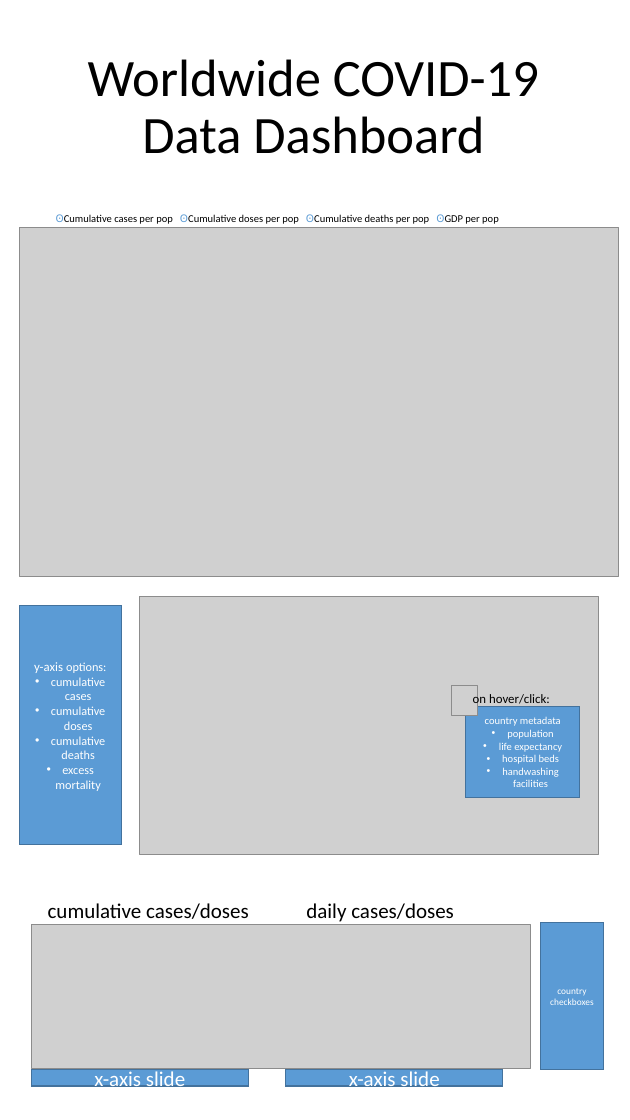
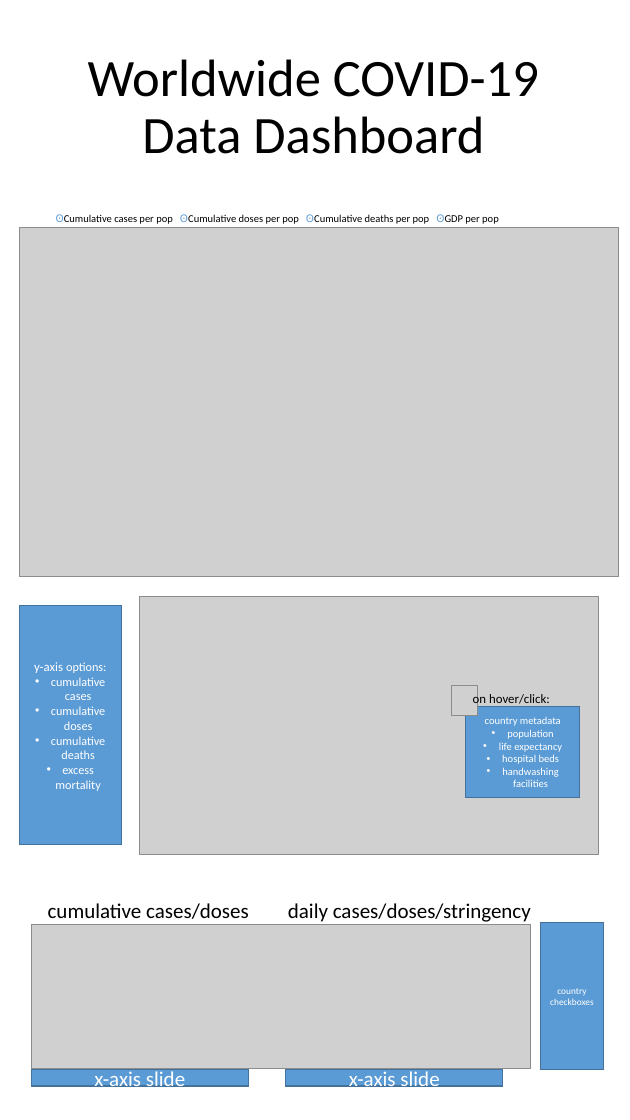
Before and after one commit to hehill/worldwide-vaccination, a slide deck: slide 1 of Dashboard_Sketch.pptx. Drawn at 630x1120 pixels with LibreOffice and Linux fonts; fonts in the diff are those of the drawing; grey boxes stand for pictures. Boxes give left, top, right and bottom in pixels: in the first picture for what was removed or moved away, otherwise in the second. Text is boxed around its words. In the diff, an @@ line names an element or a change of style, - is before the commit and + after.

```diff
--- a/Dashboard_Sketch.pptx
+++ b/Dashboard_Sketch.pptx
@@ text at (288,903,531,922): text changed @@
-daily cases/doses
+daily cases/doses/stringency
```
Also in this commit, not shown: 1 other file.
